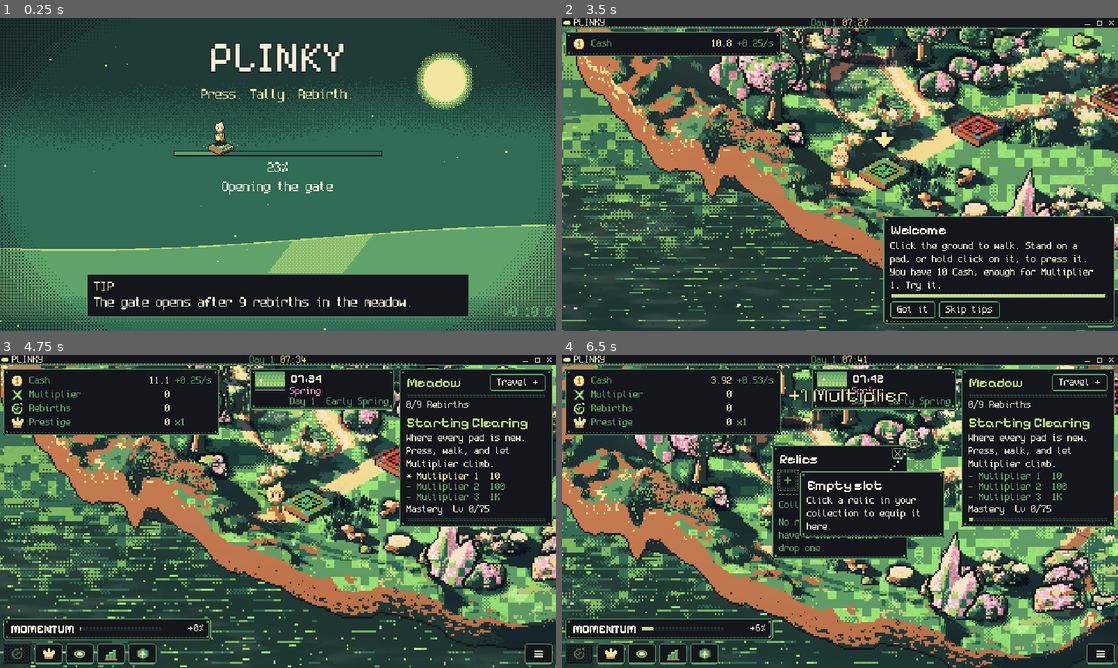
Above: before the commit, frames 1-4 (two rows, left to right).
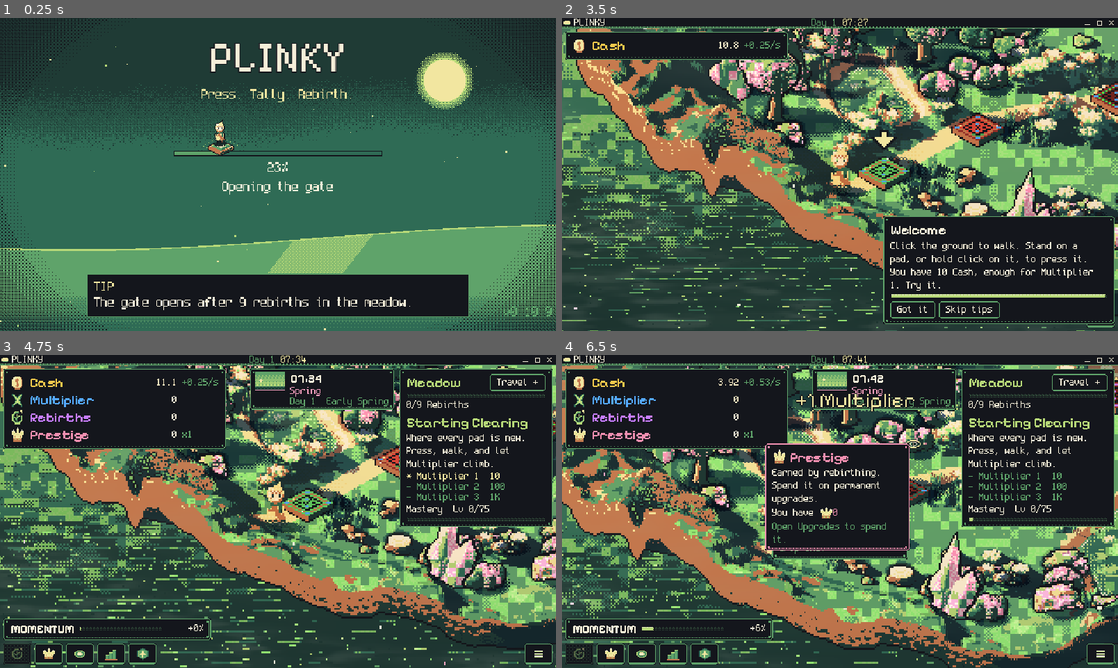
Above: after the commit, the same moments.

Repository: FreezingShock/Plinky
Game: Godot game, scene res://boot/boot.tscn
The game is run twice, just before and just after one commit, with the same random seed, the same clock (stepped at 60 frames per second) and the same inputs.
Inputs (mouse positions are in pixels of both pictures, inside the frame that each line leads up to):
- Up to frame 1 (0.25 s): no input
- Up to frame 2 (3.5 s): tap Enter (ui_accept) at 0.5, 0.77, 1.07 s; move the mouse to (962, 158) at 0.52 s; hold D 0.53-1.25 s; tap Space at 0.6 s; click (962, 158) at 0.67 s; drag from (728, 190) to (812, 237) at 1.27 s; move the mouse to (895, 105) at 2.02 s; hold D 2.03-2.75 s; tap 2 at 2.1 s; click (840, 212) at 2.75 s
- Up to frame 3 (4.75 s): click "Skip tips" at 3.5 s; drag from (250, 574) to (111, 464) at 4.27 s
- Up to frame 4 (6.5 s): move the mouse to (1006, 558) at 5.02 s; hold A (plinky_left) 5.03-5.75 s; tap 1 at 5.1 s; tap Enter (ui_accept) at 5.27, 5.57 s; tap R at 5.75 s; drag from (973, 411) to (756, 433) at 5.77 s

The runs differ from the first frame. In frame 1, less than 0.1% of the frame differs, in the area x 98-100%, y 93-95%; in frame 2, 0.9%; in frame 3, 2.9%; in frame 4, 6.9%, in the area x 0-69%, y 4-63%.

Commit message:
HUD currency panel: stat-coloured Pixelify Sans names (v0.10.9)
Co-Authored-By: Claude Sonnet 5.5 <noreply@anthropic.com>
Claude-Session: https://claude.ai/code/session_01Pmx9dTZvdr2kBgG2kHUrzm

Diff:
--- a/core/build_info.gd
+++ b/core/build_info.gd
@@ -3,7 +3,7 @@
 ## Single source of truth for the game version (docs/versioning.md). Shown on the boot screen and the Update Log, stamped on feedback notes. Keep in step with the
 ## export presets' file_version / short_version and the release tag.
 
-const VERSION: String = "0.10.8"
+const VERSION: String = "0.10.9"
 
 const CHANGELOG_PATH: String = "res://CHANGELOG.md"
 
--- a/ui/hud.gd
+++ b/ui/hud.gd
@@ -15,6 +15,7 @@
 var _bottom: HBoxContainer
 
 const REFRESH: float = 0.1
+const STAT_NAME_SIZE: int = 16   ## stat names in the top-left panel; integer so Pixelify Sans stays crisp
 
 var sim: Sim
 var _rows: Dictionary = {}        # stat id -> [value Label, rate Label]
@@ -132,6 +133,12 @@
 	var v: VBoxContainer = _panel(Vector2(4, 4))
 	_stats_panel = v.get_parent() as PanelContainer
 	_stats_panel.add_to_group(TipHost.AVOID_GROUP)
+	var name_font: FontFile = CrispFont.apply(load("res://fonts/PixelifySans.ttf") as FontFile)
+	var name_w: float = 0.0   # widest stat name, so the number column lines up
+	for sid: StringName in [&"cash", &"mult", &"reb", &"slag", &"prestige"]:
+		var d: StatDef = sim.stat_defs.get(sid) as StatDef
+		if d != null:
+			name_w = maxf(name_w, name_font.get_string_size(d.display_name, HORIZONTAL_ALIGNMENT_LEFT, -1.0, STAT_NAME_SIZE).x)
 	for sid: StringName in [&"cash", &"mult", &"reb", &"slag", &"prestige"]:
 		var def: StatDef = sim.stat_defs.get(sid) as StatDef
 		if def == null:
@@ -147,8 +154,10 @@
 		h.add_child(icon)
 		var name_l := Label.new()
 		name_l.text = def.display_name
-		name_l.custom_minimum_size.x = 66
-		name_l.add_theme_color_override("font_color", RelicStyle.dim)
+		name_l.custom_minimum_size.x = ceilf(name_w)
+		name_l.theme_type_variation = &"TitleLabel"   # same face as the tooltip titles
+		name_l.add_theme_font_size_override("font_size", STAT_NAME_SIZE)
+		name_l.add_theme_color_override("font_color", StatStyle.color(sid))   # same colour as the tooltip title
 		h.add_child(name_l)
 		var val := RollValue.new()
 		val.big_gain.connect(_float_gain.bind(val, def.display_name, sid))
Not shown, changed: export_presets.cfg
Not shown, changed: CHANGELOG.md
